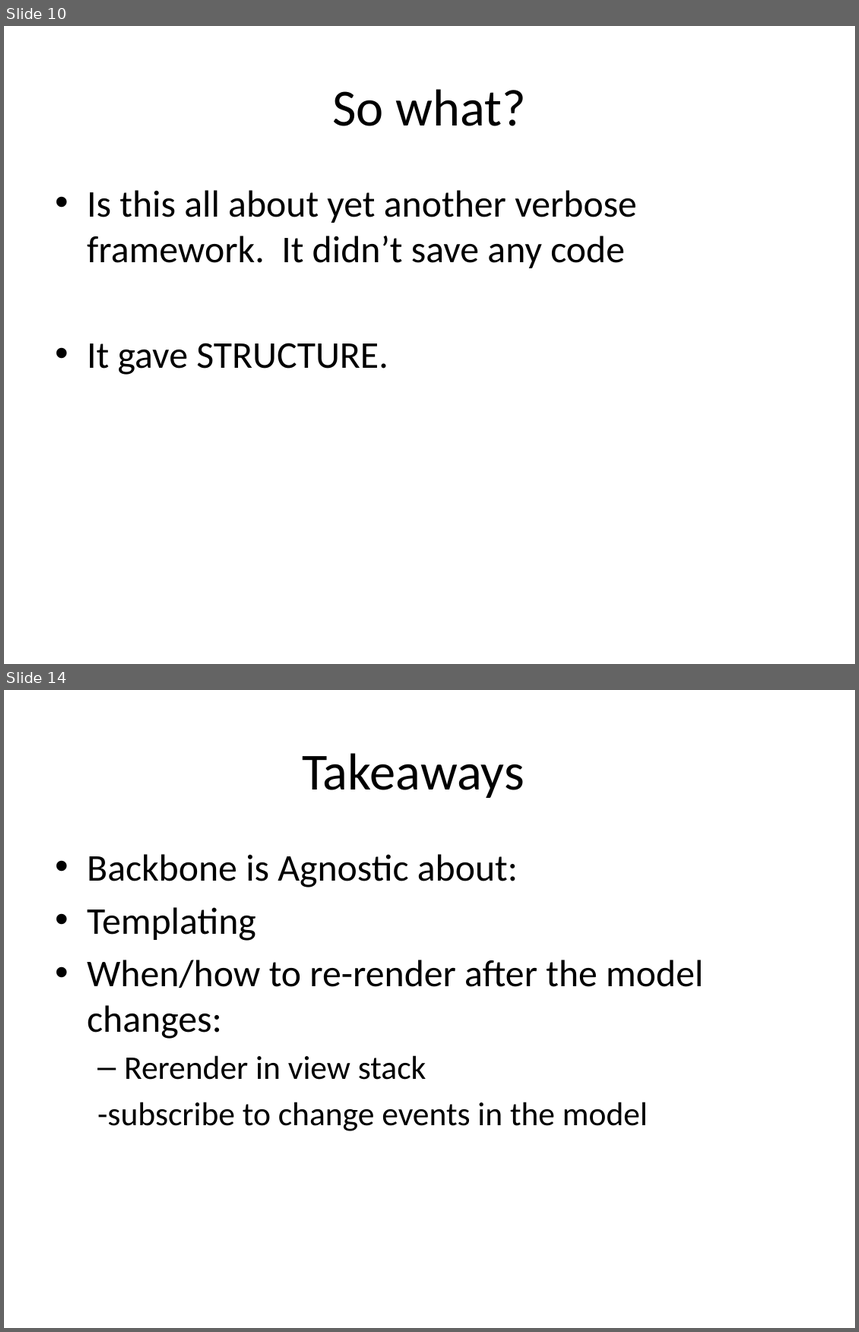
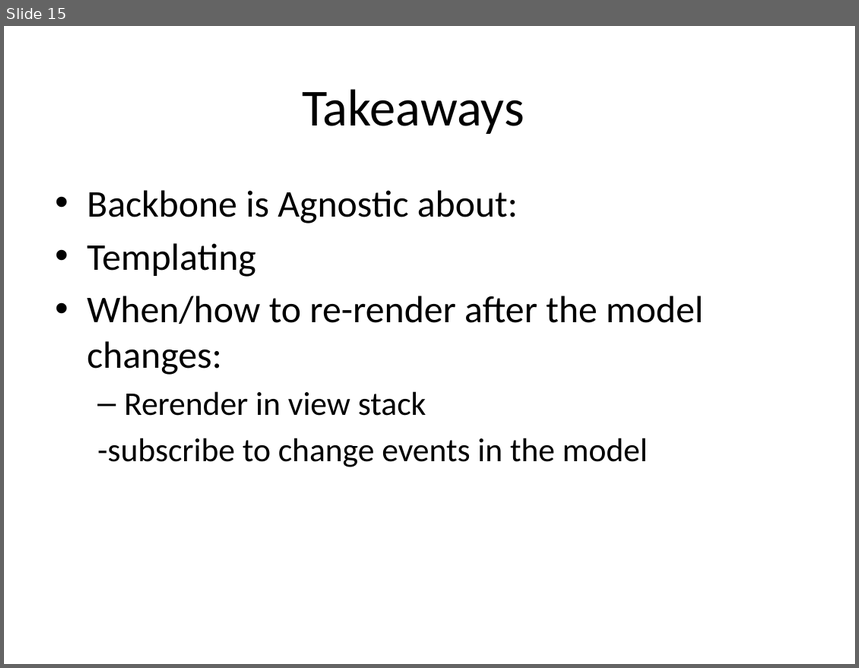
Before and after one commit to jkoynok/TechFest.BackBone, a slide deck: TechFest.Backbone/tf.backbone.pptx. Shown one above the other, each under a label of ours: slides 10 and 14 before the commit, slide 15 after it; the slides between them are not shown. The pictures are 859x1332 and 859x668 pixels, drawn with LibreOffice and Linux fonts; fonts in the diff are those of the drawing. Boxes give left, top, right and bottom in pixels: in the first picture for what was removed or moved away, otherwise in the second. Text is boxed around its words. In the diff, an @@ line names an element or a change of style, - is before the commit and + after.

```diff
--- a/TechFest.Backbone/tf.backbone.pptx
+++ b/TechFest.Backbone/tf.backbone.pptx
@@ slide 10 removed at [4, 26, 855, 664], background #FFFFFF @@
@@ title removed at [333, 89, 525, 126] @@
-So what?
@@ text removed at [87, 190, 637, 375] @@
-• Is this all about yet another verbose framework. It didn’t save any code
-• It gave STRUCTURE.
@@ what was slide 14 is now slide 15 @@
```
Also in this commit, not shown: 10 slides changed, 5 slides added, 2 other slides removed, 7 other files.
